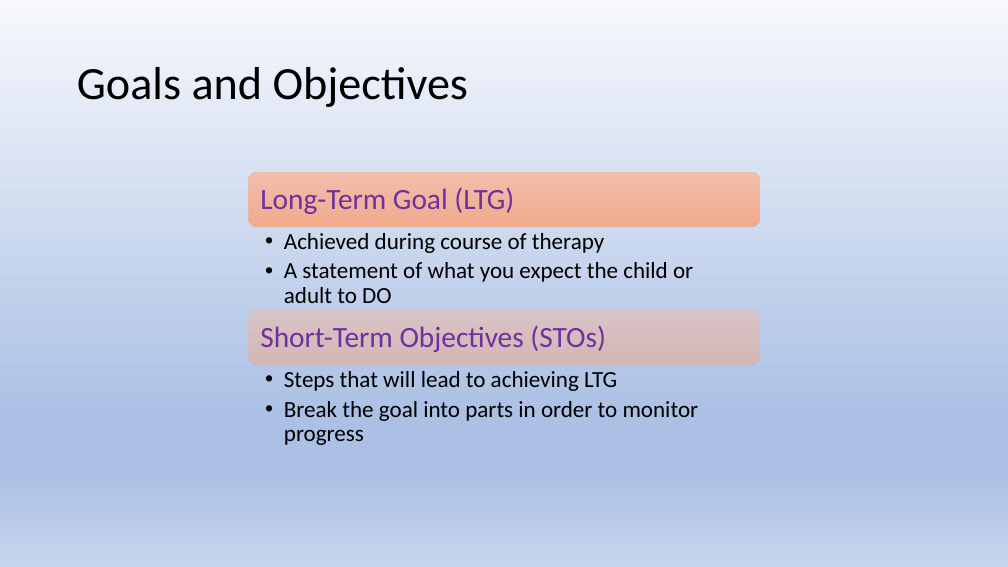
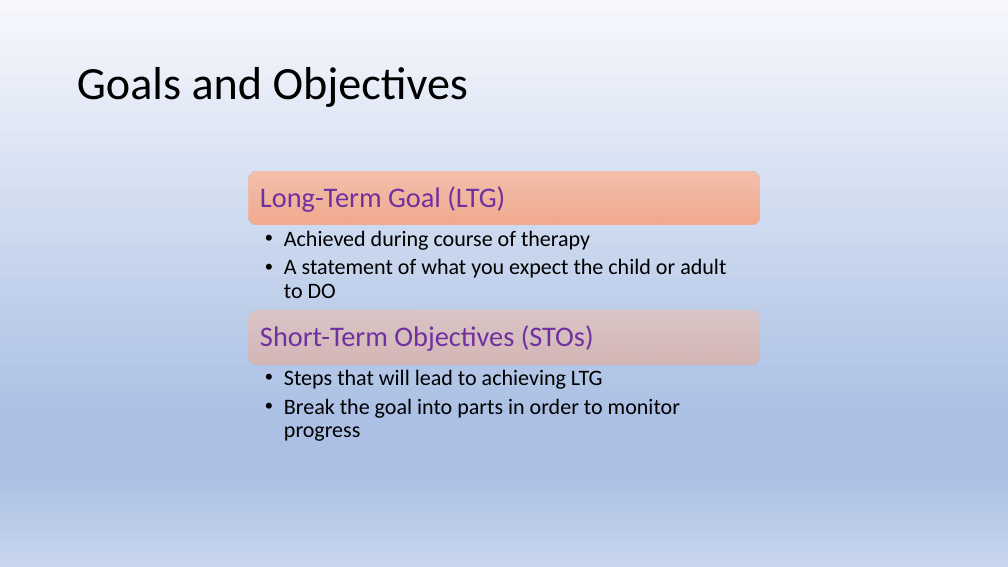
Before and after one commit to Jim-Wright90/cds431_sp22, a slide deck: slide 21 of slides/cds431_week5_2.pptx (slide 22 before the commit). Drawn at 1008x567 pixels with LibreOffice and Linux fonts; fonts in the diff are those of the drawing. Boxes give left, top, right and bottom in pixels: in the first picture for what was removed or moved away, otherwise in the second. Text is boxed around its words. In the diff, an @@ line names an element or a change of style, - is before the commit and + after.

```diff
--- a/slides/cds431_week5_2.pptx
+++ b/slides/cds431_week5_2.pptx
@@ text "Long-Term Goal (LTG)" at (260, 186, 505, 212): size 28 to 27 pt @@
@@ text "Achieved during course of therapy" at (284, 230, 726, 298): size 22 to 21 pt @@
@@ text "Short-Term Objectives (STOs)" at (260, 325, 594, 351): size 28 to 27 pt @@
@@ text "Steps that will lead to ..." at (284, 369, 680, 441): size 22 to 21 pt @@
```
Also in this commit, not shown: 5 other slides changed, 1 slide removed, 6 other files.
